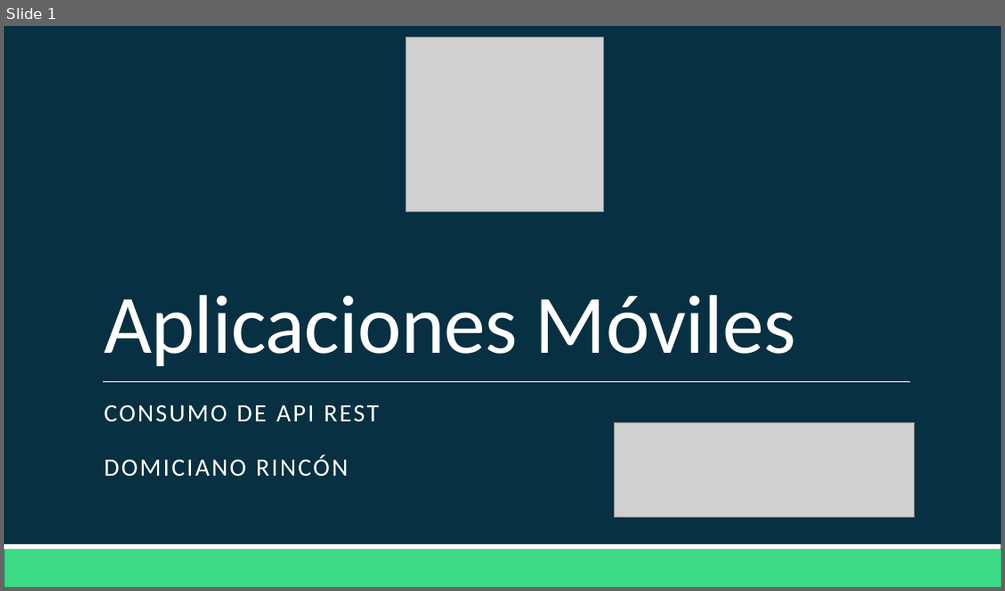
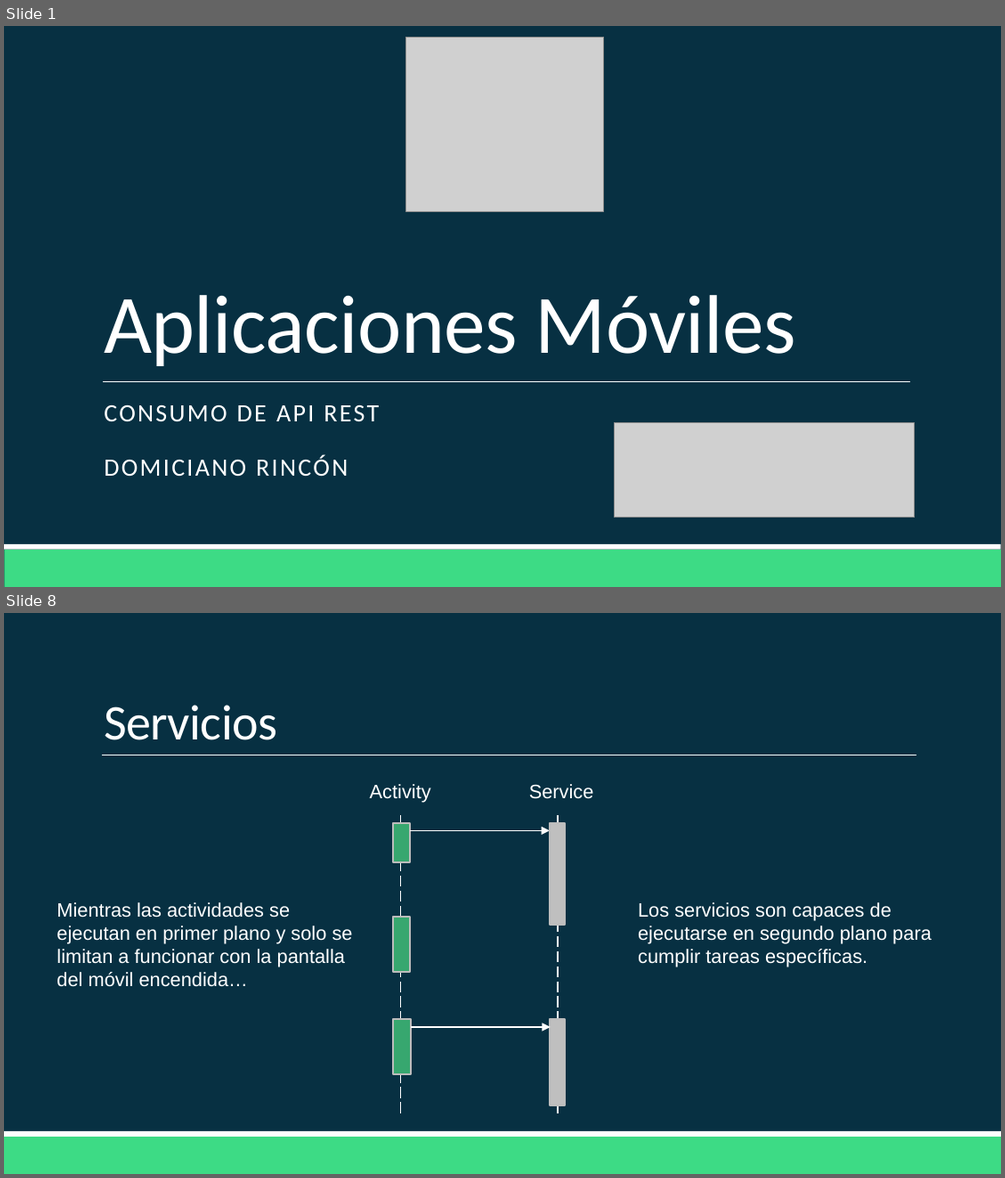
Before and after one commit to Domiciano/AppMoviles201, a slide deck: Clase 12/Clase 12.pptx. Shown one above the other, each under a label of ours: slide 1 before the commit, slides 1 and 8 after it; the slides between them are not shown. The pictures are 1005x591 and 1005x1178 pixels, drawn with LibreOffice and Linux fonts; fonts in the diff are those of the drawing; grey boxes stand for pictures. Boxes give left, top, right and bottom in pixels: in the first picture for what was removed or moved away, otherwise in the second. Text is boxed around its words. In the diff, an @@ line names an element or a change of style, - is before the commit and + after.

```diff
--- a/Clase 12/Clase 12.pptx
+++ b/Clase 12/Clase 12.pptx
@@ slide 8 added at (4,613,1001,1174), background #073042; not listed: 2 template elements that a slide beside it also shows @@
@@ title added at (104,705,277,740), 36 pt, text #FFFFFF @@
+Servicios
@@ line added from (102, 755) to (916, 755), #FFFFFF 0.5 pt @@
@@ text added at (370,784,431,803), 14 pt, text #FFFFFF @@
+Activity
@@ text added at (529,784,594,799), 14 pt, text #FFFFFF @@
+Service
@@ rectangle added at (393,822,410,862), fill #37A76F, outline #BDBDBD 1.25 pt @@
@@ line added from (401, 815) to (401, 1113), #FFFFFF 1 pt dashed @@
@@ rectangle added at (550,822,566,924), fill #BFBFBF, outline #BDBDBD 1.25 pt @@
@@ line added from (558, 815) to (558, 1113), #FFFFFF 1 pt dashed @@
@@ arrow added from (410, 830) to (550, 830), #FFFFFF 1 pt @@
@@ text added at (57,902,353,987), 14 pt, text #FFFFFF @@
+Mientras las actividades se ejecutan en primer plano y solo se limitan a funcionar con la pantalla del móvil encendida…
@@ text added at (638,902,931,967), 14 pt, text #FFFFFF @@
+Los servicios son capaces de ejecutarse en segundo plano para cumplir tareas específicas.
@@ rectangle added at (393,917,410,972), fill #37A76F, outline #BDBDBD 1.25 pt @@
@@ rectangle added at (394,1019,411,1073), fill #37A76F, outline #BDBDBD 1.25 pt @@
@@ arrow added from (411, 1027) to (550, 1027), #FFFFFF 1 pt @@
@@ rectangle added at (550,1019,566,1105), fill #BFBFBF, outline #BDBDBD 1.25 pt @@
```
Also in this commit, not shown: 1 slide changed, 25 other slides added, 46 slides removed.
